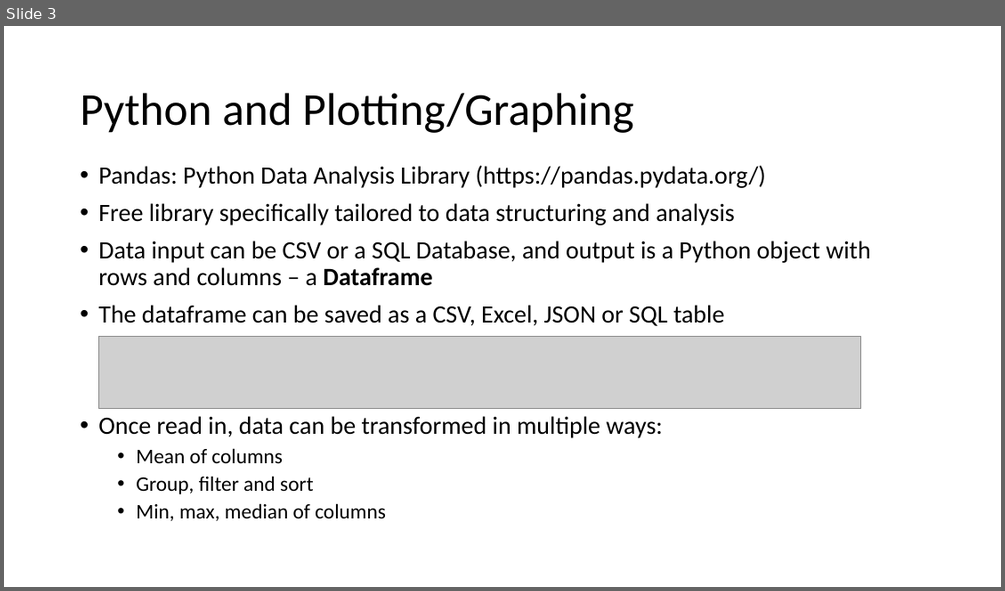
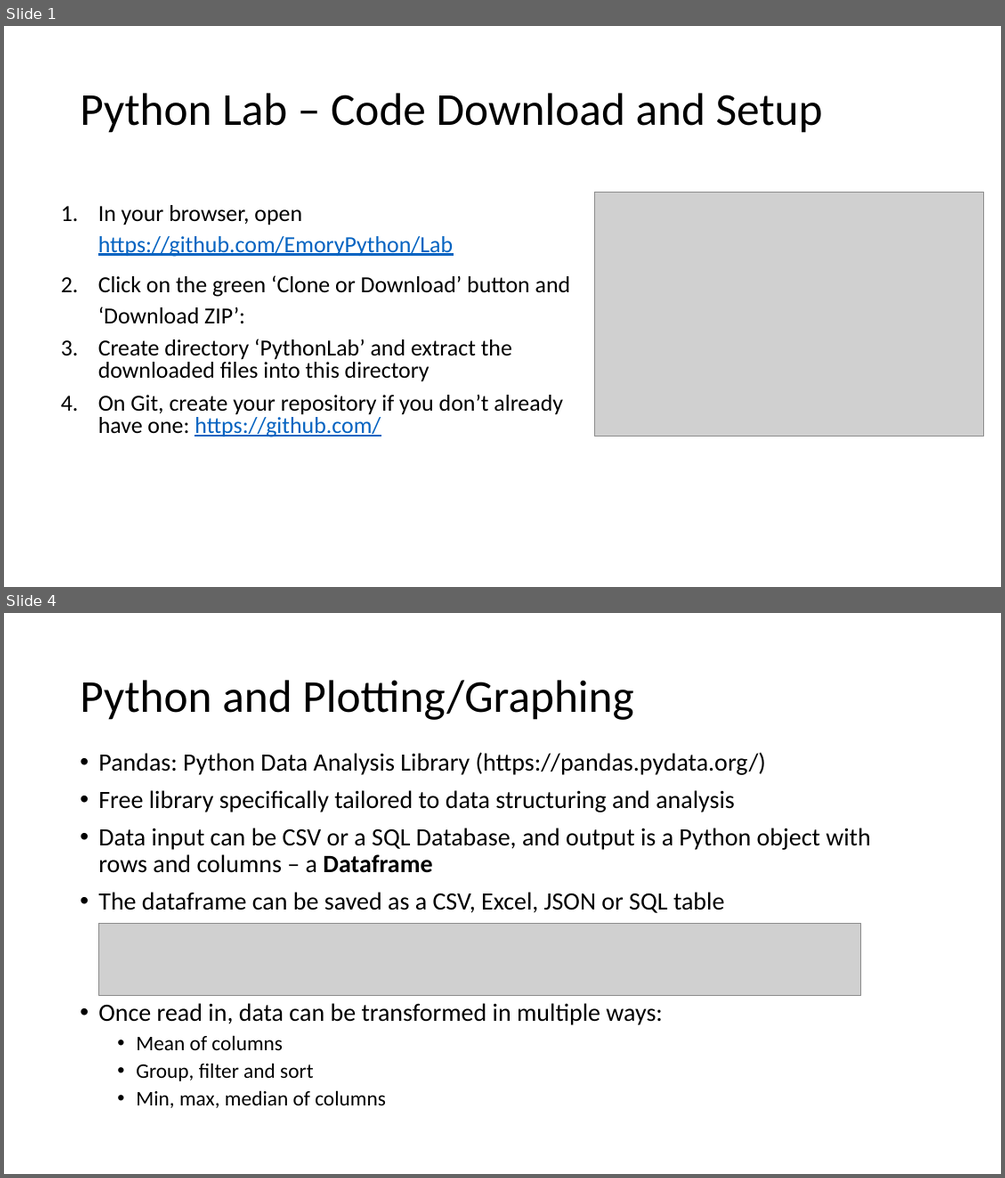
Before and after one commit to ndeshpa/Bootcamp, a slide deck: PythonLabPlots.pptx. Shown one above the other, each under a label of ours: slide 3 before the commit, slides 1 and 4 after it; the slides between them are not shown. The pictures are 1005x591 and 1005x1178 pixels, drawn with LibreOffice and Linux fonts; fonts in the diff are those of the drawing; grey boxes stand for pictures. Boxes give left, top, right and bottom in pixels: in the first picture for what was removed or moved away, otherwise in the second. Text is boxed around its words. In the diff, an @@ line names an element or a change of style, - is before the commit and + after.

Commit message:
Changes to Lab sample python files

```diff
--- a/PythonLabPlots.pptx
+++ b/PythonLabPlots.pptx
@@ slide 1 added at (4, 26, 1001, 587), background #FFFFFF @@
@@ title added at (80, 93, 823, 133), 44 pt, text #000000 @@
+Python Lab – Code Download and Setup
@@ text added at (98, 205, 571, 437), 22.2 pt, text #000000 @@
+1. In your browser, open https://github.com/EmoryPython/Lab
+2. Click on the green ‘Clone or Download’ button and ‘Download ZIP’:
+3. Create directory ‘PythonLab’ and extract the downloaded files into this directory
+4. On Git, create your repository if you don’t already have one: https://github.com/
@@ picture added at (595, 192, 984, 435) @@
@@ what was slide 3 is now slide 4 @@
```
Also in this commit, not shown: 4 slides changed, 3 other slides added, 1 slide removed, 4 other files.
